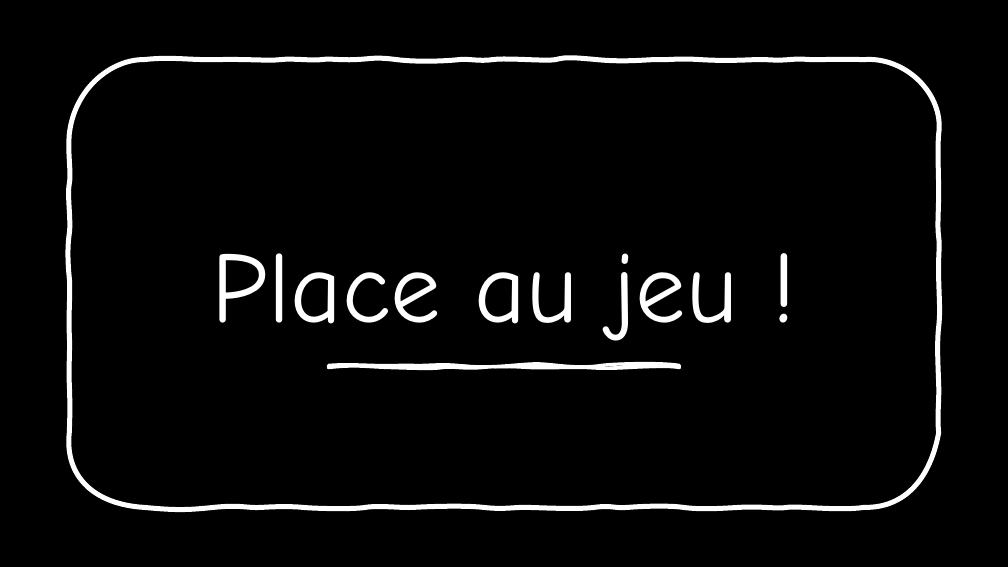
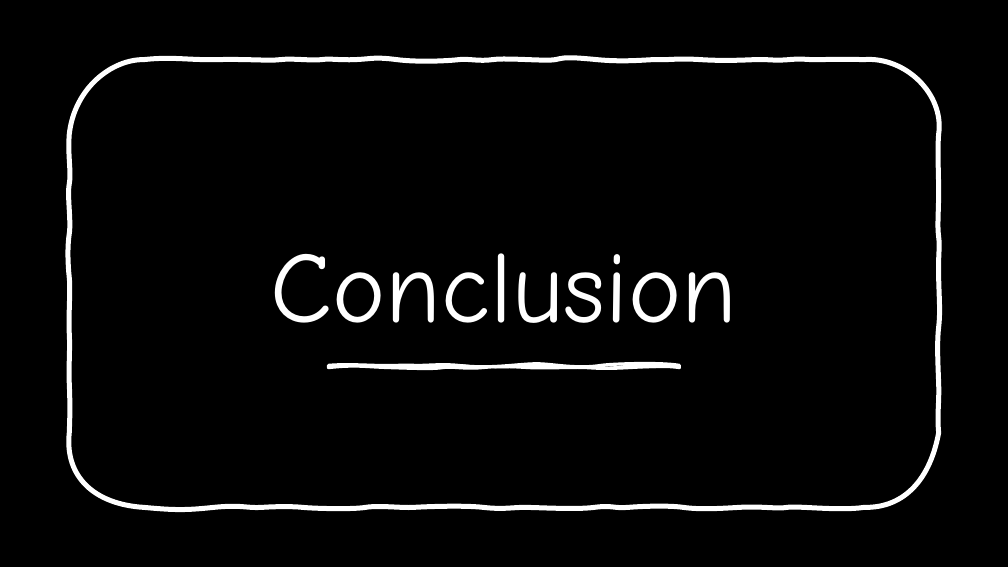
Before and after one commit to Irthir/Projet_Bachelor, a slide deck: slide 13 of Présentation/Projet Astral.pptx. Drawn at 1008x567 pixels with LibreOffice and Linux fonts; fonts in the diff are those of the drawing; background and template pictures are left out. Boxes give left, top, right and bottom in pixels: in the first picture for what was removed or moved away, otherwise in the second. Text is boxed around its words. In the diff, an @@ line names an element or a change of style, - is before the commit and + after.

```diff
--- a/Présentation/Projet Astral.pptx
+++ b/Présentation/Projet Astral.pptx
@@ title at <box>270,253,737,323</box>: text changed @@
-Place au jeu !
+Conclusion
```
Also in this commit, not shown: 1 other slide changed, 10 other files.
